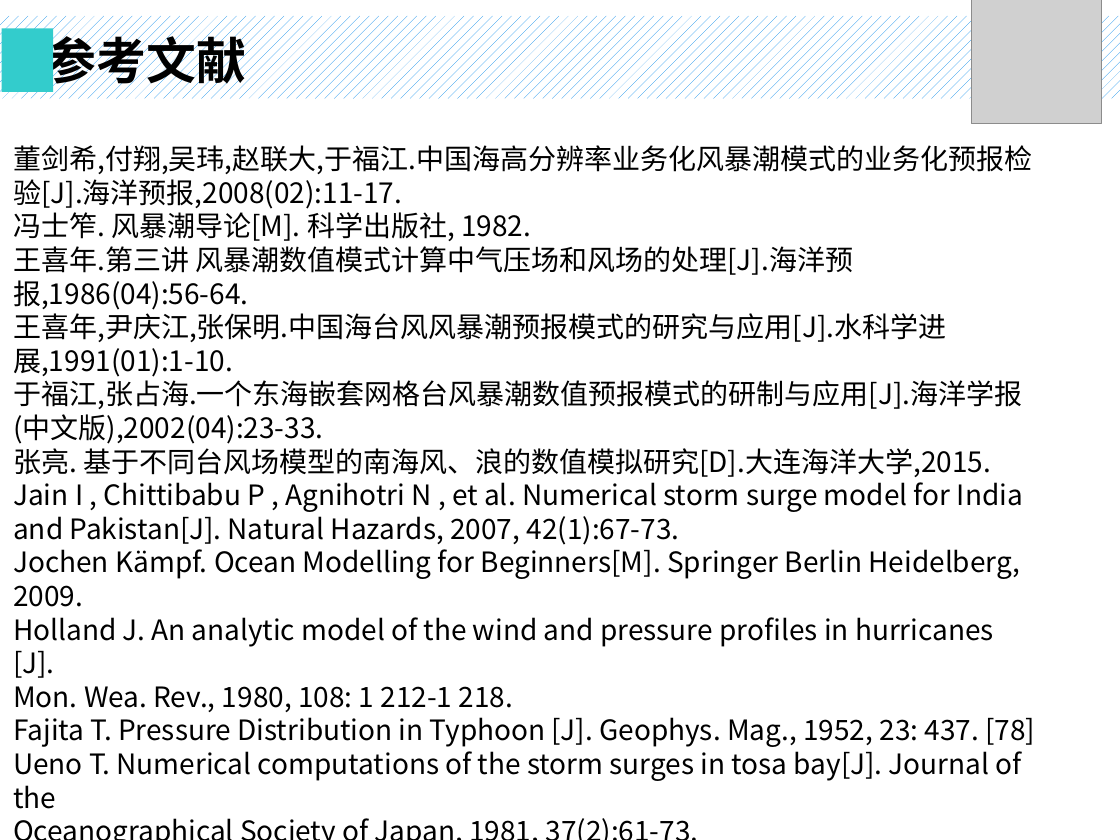
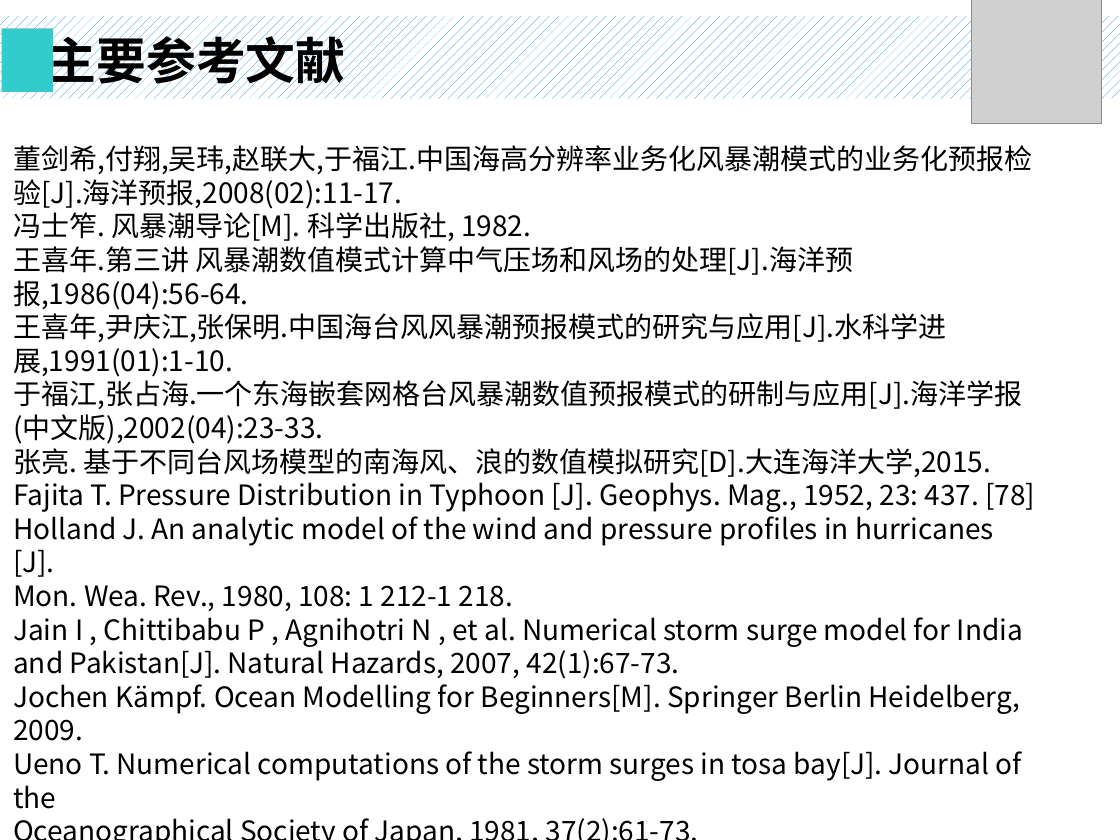
Before and after one commit to islandowner95/RSSM, a slide deck: slide 26 of doc/RSSM_V1.0_Introduction.pptx (slide 18 before the commit). Drawn at 1120x840 pixels with LibreOffice and Linux fonts; fonts in the diff are those of the drawing; grey boxes stand for pictures. Boxes give left, top, right and bottom in pixels: in the first picture for what was removed or moved away, otherwise in the second. Text is boxed around its words. In the diff, an @@ line names an element or a change of style, - is before the commit and + after.

Commit message:
update doc/RRMS_introduction.pptx

```diff
--- a/doc/RSSM_V1.0_Introduction.pptx
+++ b/doc/RSSM_V1.0_Introduction.pptx
@@ text at [47,29,346,92]: text changed @@
-参考文献
+主要参考文献
@@ text at [13,482,1035,611]: paragraphs added @@
+Fajita T. Pressure Distribution in Typhoon [J]. Geophys. Mag., 1952, 23: 437. [78]
+Holland J. An analytic model of the wind and pressure profiles in hurricanes [J].
+Mon. Wea. Rev., 1980, 108: 1 212-1 218.
@@ text at [13,617,1035,747]: paragraphs removed @@
-Holland J. An analytic model of the wind and pressure profiles in hurricanes [J].
-Mon. Wea. Rev., 1980, 108: 1 212-1 218.
-Fajita T. Pressure Distribution in Typhoon [J]. Geophys. Mag., 1952, 23: 437. [78]
```
Also in this commit, not shown: 12 other slides changed, 8 slides added.
